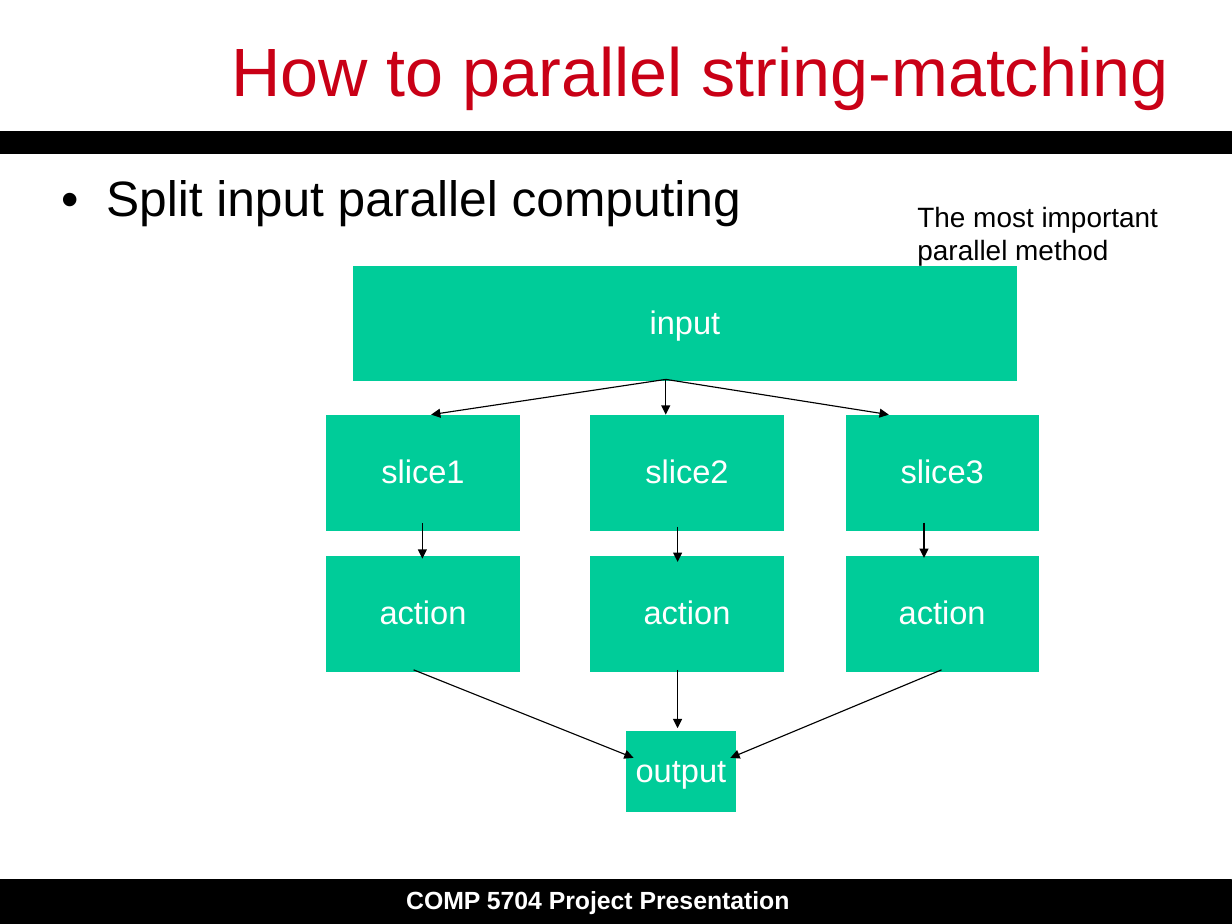
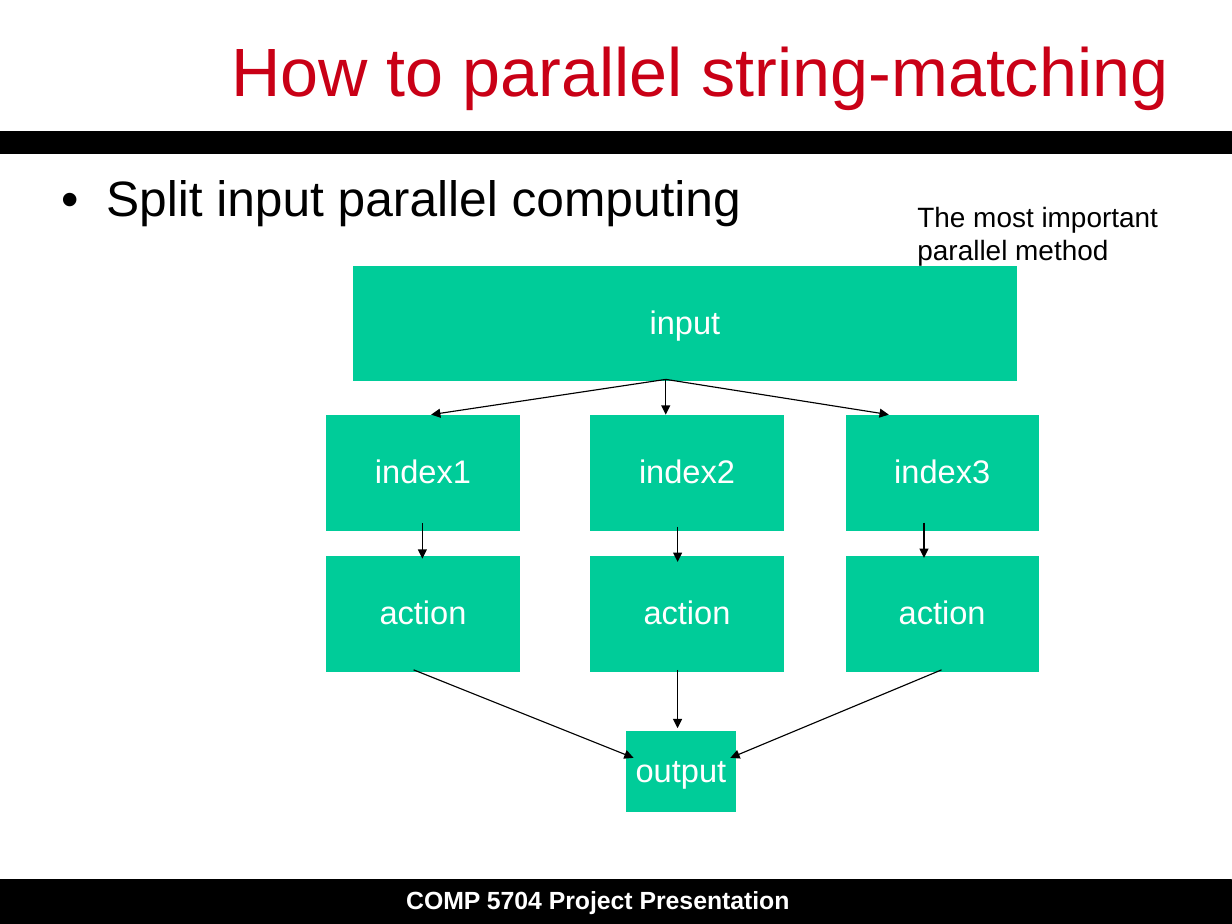
Before and after one commit to dengyull/COMP5704-project, a slide deck: slide 7 of Final_Presentation.pptx. Drawn at 1232x924 pixels with LibreOffice and Linux fonts; fonts in the diff are those of the drawing. Boxes give left, top, right and bottom in pixels: in the first picture for what was removed or moved away, otherwise in the second. Text is boxed around its words. In the diff, an @@ line names an element or a change of style, - is before the commit and + after.

```diff
--- a/Final_Presentation.pptx
+++ b/Final_Presentation.pptx
@@ text at <box>375,459,471,484</box>: text changed @@
-slice1
+index1
@@ text at <box>639,459,735,484</box>: text changed @@
-slice2
+index2
@@ text at <box>894,459,990,484</box>: text changed @@
-slice3
+index3
```
